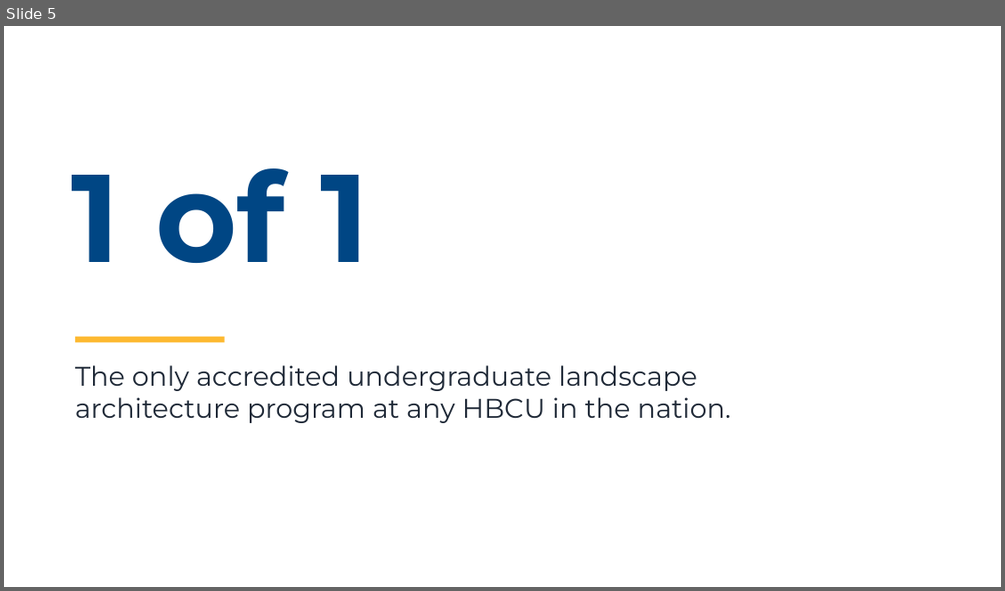
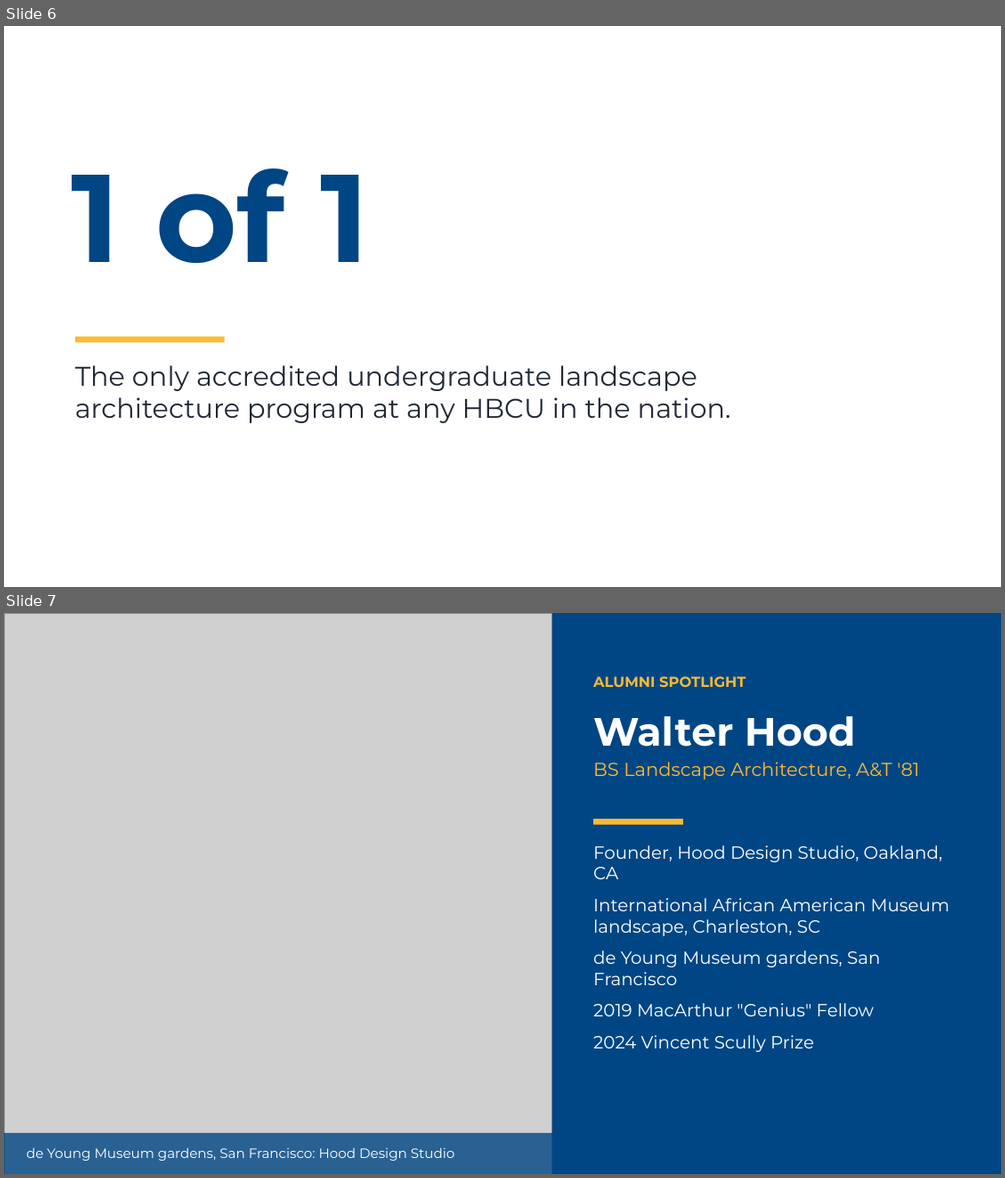
Before and after one commit to ncatlandarch-droid/ncat-landreth-farm-expansion, a slide deck: recruiting/NCAT_Landscape_Architecture_Recruiting.pptx. Shown one above the other, each under a label of ours: slide 5 before the commit, slides 6 and 7 after it. The pictures are 1005x591 and 1005x1178 pixels, drawn with LibreOffice and Linux fonts; fonts in the diff are those of the drawing; grey boxes stand for pictures; background and template pictures are left out. Boxes give left, top, right and bottom in pixels: in the first picture for what was removed or moved away, otherwise in the second. Text is boxed around its words. In the diff, an @@ line names an element or a change of style, - is before the commit and + after.

```diff
--- a/recruiting/NCAT_Landscape_Architecture_Recruiting.pptx
+++ b/recruiting/NCAT_Landscape_Architecture_Recruiting.pptx
@@ slide 7 added at bbox=[4, 613, 1001, 1174], background #FFFFFF @@
@@ picture added at bbox=[4, 613, 552, 1174] @@
@@ rectangle added at bbox=[552, 613, 1001, 1174], fill #004684 @@
@@ text added at bbox=[593, 676, 745, 688], 14 pt, text #FDB931, bold @@
+ALUMNI SPOTLIGHT
@@ text added at bbox=[593, 716, 919, 779], 18 pt, text #FDB931 @@
+Walter Hood
+BS Landscape Architecture, A&T '81
@@ rectangle added at bbox=[593, 819, 683, 825], fill #FDB931 @@
@@ text added at bbox=[593, 845, 949, 1052], 17 pt, text #FFFFFF @@
+Founder, Hood Design Studio, Oakland, CA
+International African American Museum landscape, Charleston, SC
+de Young Museum gardens, San Francisco
+2019 MacArthur "Genius" Fellow
+2024 Vincent Scully Prize
@@ rectangle added at bbox=[4, 1133, 552, 1174], fill #004684 at 80% opacity @@
@@ text added at bbox=[26, 1147, 455, 1160], 13 pt, text #FFFFFF @@
+de Young Museum gardens, San Francisco: Hood Design Studio
@@ what was slide 5 is now slide 6 @@
```
Also in this commit, not shown: 1 slide changed, 4 other slides added, 1 slide removed.
